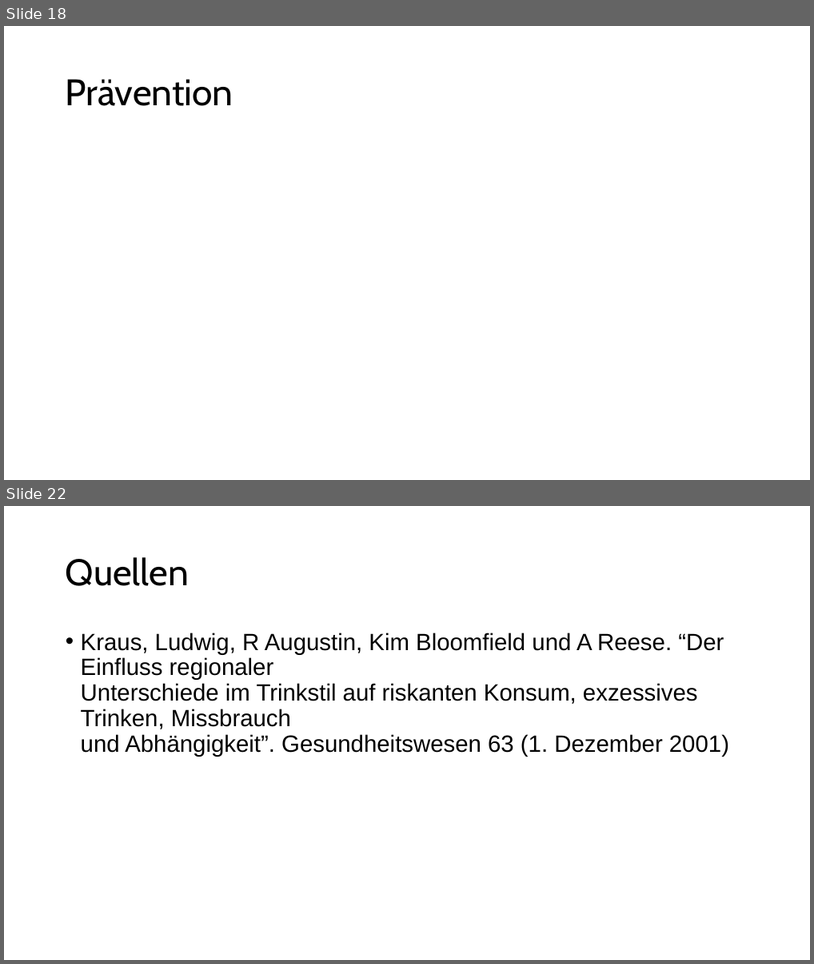
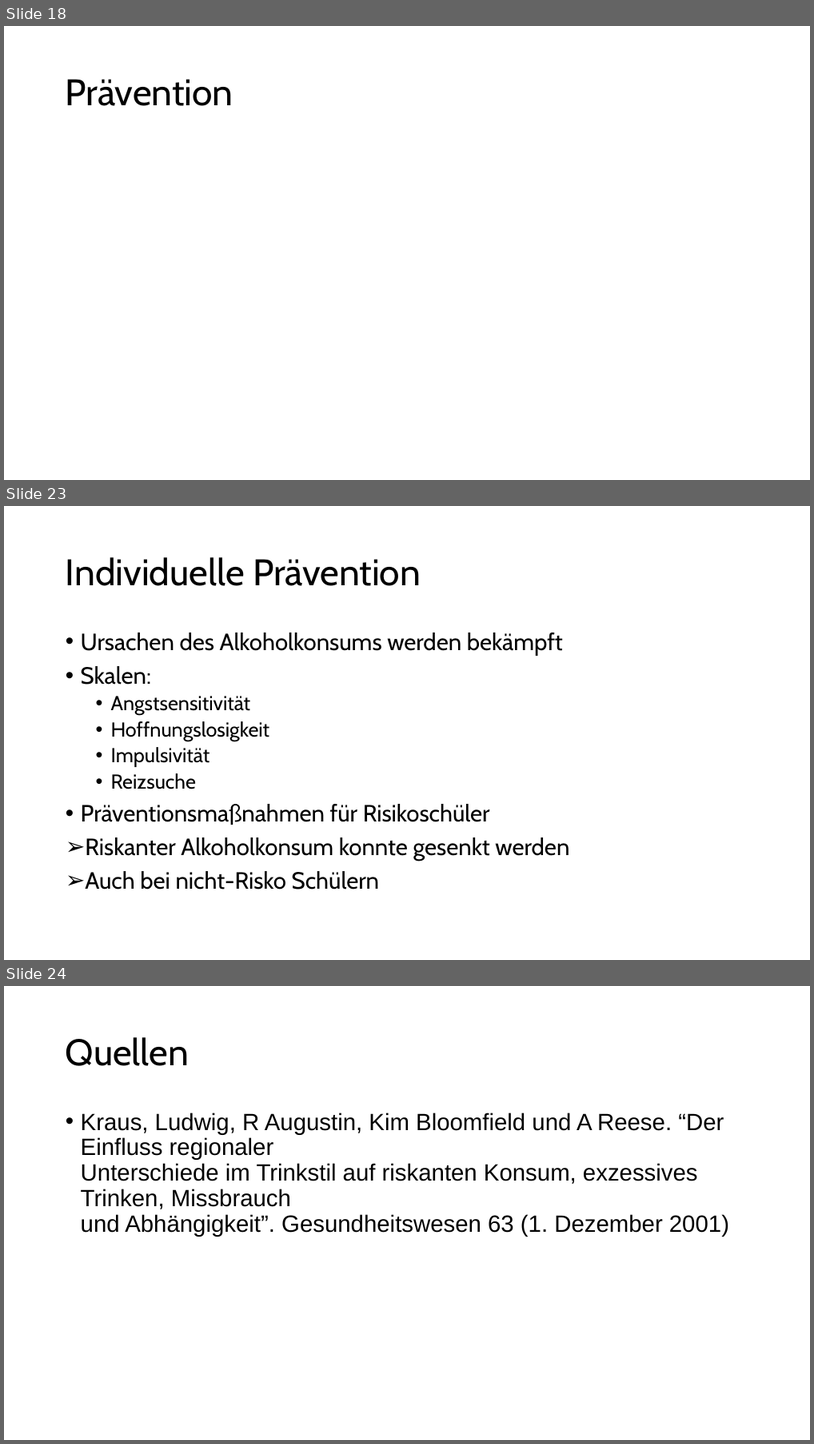
Before and after one commit to Bergschaf/Seminarkurs, a slide deck: präsi/Präsentation.odp. Shown one above the other, each under a label of ours: slides 18 and 22 before the commit, slides 18, 23 and 24 after it; the slides between them are not shown. The pictures are 814x964 and 814x1444 pixels, drawn with LibreOffice and Linux fonts; fonts in the diff are those of the drawing. Boxes give left, top, right and bottom in pixels: in the first picture for what was removed or moved away, otherwise in the second. Text is boxed around its words. In the diff, an @@ line names an element or a change of style, - is before the commit and + after.

```diff
--- a/präsi/Präsentation.odp
+++ b/präsi/Präsentation.odp
@@ slide 23 added at (x1=4, y1=506, x2=810, y2=960), background #FFFFFF @@
@@ title added at (x1=66, y1=557, x2=421, y2=586), 44 pt, text #000000 @@
+Individuelle Prävention
@@ text added at (x1=81, y1=632, x2=570, y2=889), 28 pt, text #000000 @@
+• Ursachen des Alkoholkonsums werden bekämpft
+• Skalen:
+  • Angstsensitivität
+  • Hoffnungslosigkeit
+  • Impulsivität
+  • Reizsuche
+• Präventionsmaßnahmen für Risikoschüler
+➢ Riskanter Alkoholkonsum konnte gesenkt werden
+➢ Auch bei nicht-Risko Schülern
@@ what was slide 22 is now slide 24 @@
```
Also in this commit, not shown: 1 slide changed, 5 other slides added, 4 slides removed.
